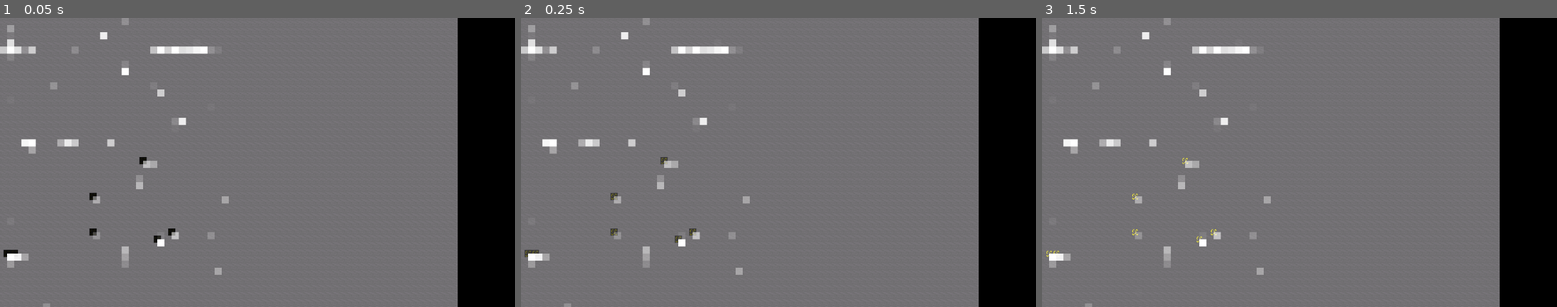
Above: before the commit, frames 1-3 (left to right).
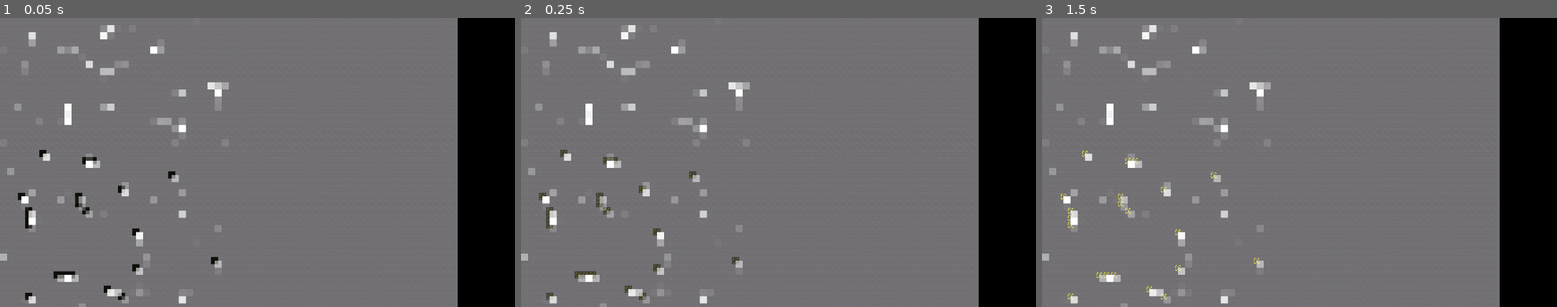
Above: after the commit, the same moments.

Repository: CoolGabrijel/excavator2
Game: Godot game, scene res://scenes/test_ore_gen.tscn
Two runs of this game, one before a commit and one after it. Both use one fixed random seed, a clock stepped at 60 frames per second and the inputs below. This scene is started directly instead of the project's main scene.
Inputs (mouse positions are in pixels of both pictures, inside the frame that each line leads up to):
- Up to frame 1 (0.05 s): no input
- Up to frame 2 (0.25 s): no input
- Up to frame 3 (1.5 s): tap Enter at 0.5 s; move the mouse to (1273, 220) at 0.52 s; hold W (Up) from 0.53 s (still down); click (1273, 220) at 0.67 s; tap Space at 1.25 s; move the mouse to (1454, 205) at 1.27 s; click (1454, 205) at 1.42 s

The runs differ from the first frame. In frame 1, 4.3% of the frame differs, in the area x 0-45%, y 0-100%; in frame 2, 4.3%; in frame 3, 3.9%.

Commit message:
Added tons of upgrades

Diff:
--- /dev/null
+++ b/ores/Bismuth.tres
@@ -0,0 +1,48 @@
+[gd_resource type="Resource" script_class="OreGen" load_steps=9 format=3 uid="uid://d1vxgxtp461w4"]
+
+[ext_resource type="Script" uid="uid://dhj3wd1joua2f" path="res://scripts/ore_gen.gd" id="1_pjkto"]
+[ext_resource type="Texture2D" uid="uid://sokwkfdicq6o" path="res://textures/stone.png" id="1_xobem"]
+[ext_resource type="Texture2D" uid="uid://b5xbtuyhu1y1x" path="res://textures/ore_atlas.png" id="2_7kxhq"]
+
+[sub_resource type="AtlasTexture" id="AtlasTexture_pf7ua"]
+atlas = ExtResource("2_7kxhq")
+region = Rect2(0, 128, 16, 16)
+
+[sub_resource type="AtlasTexture" id="AtlasTexture_j0ttv"]
+atlas = ExtResource("2_7kxhq")
+region = Rect2(16, 128, 16, 16)
+
+[sub_resource type="AtlasTexture" id="AtlasTexture_x8ncx"]
+atlas = ExtResource("2_7kxhq")
+region = Rect2(32, 128, 16, 16)
+
+[sub_resource type="AtlasTexture" id="AtlasTexture_oedmp"]
+atlas = ExtResource("2_7kxhq")
+region = Rect2(48, 128, 16, 16)
+
+[sub_resource type="SpriteFrames" id="SpriteFrames_xobem"]
+animations = [{
+"frames": [{
+"duration": 1.0,
+"texture": SubResource("AtlasTexture_pf7ua")
+}, {
+"duration": 1.0,
+"texture": SubResource("AtlasTexture_j0ttv")
+}, {
+"duration": 1.0,
+"texture": SubResource("AtlasTexture_x8ncx")
+}, {
+"duration": 1.0,
+"texture": SubResource("AtlasTexture_oedmp")
+}],
+"loop": true,
+"name": &"default",
+"speed": 5.0
+}]
+
+[resource]
+script = ExtResource("1_pjkto")
+Name = "Bee's Moth"
+BlockAnimation = SubResource("SpriteFrames_xobem")
+BacksideTexture = ExtResource("1_xobem")
+metadata/_custom_type_script = "uid://dhj3wd1joua2f"
--- a/ores/Copper.tres
+++ b/ores/Copper.tres
@@ -9,7 +9,7 @@
 colors = PackedColorArray(1, 1, 1, 0, 1, 1, 1, 1)
 
 [sub_resource type="FastNoiseLite" id="FastNoiseLite_i7x3i"]
-seed = -444441418
+seed = 1377539368
 frequency = 0.0855
 
 [sub_resource type="NoiseTexture2D" id="NoiseTexture2D_af3ny"]
--- a/ores/Diamond.tres
+++ b/ores/Diamond.tres
@@ -10,7 +10,7 @@
 
 [sub_resource type="FastNoiseLite" id="FastNoiseLite_vnwuv"]
 noise_type = 0
-seed = 871792078
+seed = 1497743237
 frequency = 0.4833
 
 [sub_resource type="NoiseTexture2D" id="NoiseTexture2D_22uan"]
--- a/ores/Gold.tres
+++ b/ores/Gold.tres
@@ -10,7 +10,7 @@
 
 [sub_resource type="FastNoiseLite" id="FastNoiseLite_i7x3i"]
 noise_type = 2
-seed = -1656952052
+seed = -490907347
 frequency = 0.379
 fractal_type = 0
 
--- a/ores/Iron.tres
+++ b/ores/Iron.tres
@@ -10,7 +10,7 @@
 
 [sub_resource type="FastNoiseLite" id="FastNoiseLite_ud7q6"]
 noise_type = 2
-seed = 1788923354
+seed = 801381557
 frequency = 0.2189
 fractal_type = 0
 
--- a/ores/Mercury.tres
+++ b/ores/Mercury.tres
@@ -10,7 +10,7 @@
 
 [sub_resource type="FastNoiseLite" id="FastNoiseLite_i7x3i"]
 noise_type = 2
-seed = 1592956398
+seed = 1860806323
 frequency = 0.1685
 fractal_type = 0
 
--- a/ores/Silver.tres
+++ b/ores/Silver.tres
@@ -9,7 +9,7 @@
 colors = PackedColorArray(1, 1, 1, 0, 1, 1, 1, 1)
 
 [sub_resource type="FastNoiseLite" id="FastNoiseLite_i7x3i"]
-seed = 1515277889
+seed = -1864180652
 frequency = 0.045
 
 [sub_resource type="NoiseTexture2D" id="NoiseTexture2D_af3ny"]
--- a/ores/Uranium.tres
+++ b/ores/Uranium.tres
@@ -10,7 +10,7 @@
 
 [sub_resource type="FastNoiseLite" id="FastNoiseLite_ud7q6"]
 noise_type = 2
-seed = 2140266139
+seed = -242457255
 frequency = 0.0457
 
 [sub_resource type="NoiseTexture2D" id="NoiseTexture2D_i7x3i"]
--- a/scenes/shop.tscn
+++ b/scenes/shop.tscn
@@ -61,6 +61,20 @@
 corner_radius_bottom_left = 3
 
 [sub_resource type="StyleBoxFlat" id="StyleBoxFlat_1v8qu"]
+bg_color = Color(0.12549, 0.12549, 0.12549, 1)
+corner_radius_top_left = 3
+corner_radius_top_right = 3
+corner_radius_bottom_right = 3
+corner_radius_bottom_left = 3
+
+[sub_resource type="StyleBoxFlat" id="StyleBoxFlat_44xle"]
+bg_color = Color(0.338, 0.5252, 0.65, 1)
+corner_radius_top_left = 3
+corner_radius_top_right = 3
+corner_radius_bottom_right = 3
+corner_radius_bottom_left = 3
+
+[sub_resource type="StyleBoxFlat" id="StyleBoxFlat_24it5"]
 bg_color = Color(0.12549, 0.12549, 0.12549, 1)
 corner_radius_top_left = 3
 corner_radius_top_right = 3
@@ -239,6 +253,73 @@
 "Qapur": 20
 })
 
+[node name="Button11" type="Button" parent="HBoxContainer/StatUpgrades/Fuel"]
+custom_minimum_size = Vector2(23, 0)
+layout_mode = 2
+mouse_default_cursor_shape = 2
+theme_override_styles/normal = SubResource("StyleBoxFlat_y6sft")
+theme_override_styles/disabled = SubResource("StyleBoxFlat_m4ofw")
+script = ExtResource("3_8r1wq")
+cost = Dictionary[String, int]({
+"Eyerhon": 30,
+"Goaled": 3,
+"Qapur": 40
+})
+
+[node name="Button12" type="Button" parent="HBoxContainer/StatUpgrades/Fuel"]
+custom_minimum_size = Vector2(23, 0)
+layout_mode = 2
+mouse_default_cursor_shape = 2
+theme_override_styles/normal = SubResource("StyleBoxFlat_y6sft")
+theme_override_styles/disabled = SubResource("StyleBoxFlat_m4ofw")
+script = ExtResource("3_8r1wq")
+cost = Dictionary[String, int]({
+"Goaled": 20,
+"Qapur": 60,
+"Youraeneeyum": 20
+})
+
+[node name="Button13" type="Button" parent="HBoxContainer/StatUpgrades/Fuel"]
+custom_minimum_size = Vector2(23, 0)
+layout_mode = 2
+mouse_default_cursor_shape = 2
+theme_override_styles/normal = SubResource("StyleBoxFlat_y6sft")
+theme_override_styles/disabled = SubResource("StyleBoxFlat_m4ofw")
+script = ExtResource("3_8r1wq")
+cost = Dictionary[String, int]({
+"Goaled": 30,
+"Qapur": 80,
+"Youraeneeyum": 50
+})
+
+[node name="Button14" type="Button" parent="HBoxContainer/StatUpgrades/Fuel"]
+custom_minimum_size = Vector2(23, 0)
+layout_mode = 2
+mouse_default_cursor_shape = 2
+theme_override_styles/normal = SubResource("StyleBoxFlat_y6sft")
+theme_override_styles/disabled = SubResource("StyleBoxFlat_m4ofw")
+script = ExtResource("3_8r1wq")
+cost = Dictionary[String, int]({
+"Dyemend": 3,
+"Qapur": 90,
+"Seelvher": 15,
+"Youraeneeyum": 60
+})
+
+[node name="Button15" type="Button" parent="HBoxContainer/StatUpgrades/Fuel"]
+custom_minimum_size = Vector2(23, 0)
+layout_mode = 2
+mouse_default_cursor_shape = 2
+theme_override_styles/normal = SubResource("StyleBoxFlat_y6sft")
+theme_override_styles/disabled = SubResource("StyleBoxFlat_m4ofw")
+script = ExtResource("3_8r1wq")
+cost = Dictionary[String, int]({
+"Dyemend": 5,
+"Qapur": 100,
+"Seelvher": 30,
+"Youraeneeyum": 70
+})
+
 [node name="Scanner" parent="HBoxContainer/StatUpgrades" instance=ExtResource("2_1l46r")]
 layout_mode = 2
 tooltip_text = "Upgrade Vision around your Vessel"
@@ -258,6 +339,33 @@
 "Goaled": 5
 })
 
+[node name="Button6" type="Button" parent="HBoxContainer/StatUpgrades/Scanner"]
+custom_minimum_size = Vector2(23, 0)
+layout_mode = 2
+mouse_default_cursor_shape = 2
+theme_override_styles/normal = SubResource("StyleBoxFlat_heatd")
+theme_override_styles/disabled = SubResource("StyleBoxFlat_1v8qu")
+script = ExtResource("3_8r1wq")
+cost = Dictionary[String, int]({
+"Goaled": 20,
+"Mehrquree": 10,
+"Seelvher": 15
+})
+
+[node name="Button7" type="Button" parent="HBoxContainer/StatUpgrades/Scanner"]
+custom_minimum_size = Vector2(23, 0)
+layout_mode = 2
+mouse_default_cursor_shape = 2
+theme_override_styles/normal = SubResource("StyleBoxFlat_heatd")
+theme_override_styles/disabled = SubResource("StyleBoxFlat_1v8qu")
+script = ExtResource("3_8r1wq")
+cost = Dictionary[String, int]({
+"Dyemend": 30,
+"Goaled": 25,
+"Mehrquree": 30,
+"Seelvher": 30
+})
+
 [node name="FortuneFreq" parent="HBoxContainer/StatUpgrades" instance=ExtResource("2_1l46r")]
 layout_mode = 2
 tooltip_text = "Upgrade chance for Fortune proc."
@@ -286,6 +394,31 @@
 "Qapur": 1
 })
 
+[node name="Button5" type="Button" parent="HBoxContainer/StatUpgrades/FortuneFreq"]
+custom_minimum_size = Vector2(23, 0)
+layout_mode = 2
+mouse_default_cursor_shape = 2
+theme_override_styles/normal = SubResource("StyleBoxFlat_44xle")
+theme_override_styles/disabled = SubResource("StyleBoxFlat_24it5")
+script = ExtResource("3_8r1wq")
+cost = Dictionary[String, int]({
+"Eyerhon": 50,
+"Mehrquree": 20
+})
+
+[node name="Button6" type="Button" parent="HBoxContainer/StatUpgrades/FortuneFreq"]
+custom_minimum_size = Vector2(23, 0)
+layout_mode = 2
+mouse_default_cursor_shape = 2
+theme_override_styles/normal = SubResource("StyleBoxFlat_44xle")
+theme_override_styles/disabled = SubResource("StyleBoxFlat_24it5")
+script = ExtResource("3_8r1wq")
+cost = Dictionary[String, int]({
+"Eyerhon": 50,
+"Mehrquree": 20,
+"Seelvher": 20
+})
+
 [node name="FortuneAmount" parent="HBoxContainer/StatUpgrades" instance=ExtResource("2_1l46r")]
 layout_mode = 2
 tooltip_text = "Upgrade how much extra ore you get on Fortune proc."
@@ -294,6 +427,31 @@
 [node name="Label" parent="HBoxContainer/StatUpgrades/FortuneAmount" index="0"]
 text = "Fortune Amount"
 
+[node name="Button5" type="Button" parent="HBoxContainer/StatUpgrades/FortuneAmount"]
+custom_minimum_size = Vector2(23, 0)
+layout_mode = 2
+mouse_default_cursor_shape = 2
+theme_override_styles/normal = SubResource("StyleBoxFlat_44xle")
+theme_override_styles/disabled = SubResource("StyleBoxFlat_24it5")
+script = ExtResource("3_8r1wq")
+cost = Dictionary[String, int]({
+"Eyerhon": 50,
+"Mehrquree": 20
+})
+
+[node name="Button6" type="Button" parent="HBoxContainer/StatUpgrades/FortuneAmount"]
+custom_minimum_size = Vector2(23, 0)
+layout_mode = 2
+mouse_default_cursor_shape = 2
+theme_override_styles/normal = SubResource("StyleBoxFlat_44xle")
+theme_override_styles/disabled = SubResource("StyleBoxFlat_24it5")
+script = ExtResource("3_8r1wq")
+cost = Dictionary[String, int]({
+"Eyerhon": 50,
+"Mehrquree": 20,
+"Seelvher": 20
+})
+
 [node name="Radar" parent="HBoxContainer/StatUpgrades" instance=ExtResource("2_1l46r")]
 layout_mode = 2
 tooltip_text = "Upgrade how many blocks Radar reveals"
@@ -301,6 +459,33 @@
 
 [node name="Label" parent="HBoxContainer/StatUpgrades/Radar" index="0"]
 text = "Radar"
+
+[node name="Button5" type="Button" parent="HBoxContainer/StatUpgrades/Radar"]
+custom_minimum_size = Vector2(23, 0)
+layout_mode = 2
+mouse_default_cursor_shape = 2
+theme_override_styles/normal = SubResource("StyleBoxFlat_44xle")
+theme_override_styles/disabled = SubResource("StyleBoxFlat_24it5")
+script = ExtResource("3_8r1wq")
+cost = Dictionary[String, int]({
+"Eyerhon": 30,
+"Goaled": 20,
+"Seelvher": 5
+})
+
+[node name="Button6" type="Button" parent="HBoxContainer/StatUpgrades/Radar"]
+custom_minimum_size = Vector2(23, 0)
+layout_mode = 2
+mouse_default_cursor_shape = 2
+theme_override_styles/normal = SubResource("StyleBoxFlat_44xle")
+theme_override_styles/disabled = SubResource("StyleBoxFlat_24it5")
+script = ExtResource("3_8r1wq")
+cost = Dictionary[String, int]({
+"Dyemend": 20,
+"Eyerhon": 80,
+"Goaled": 50,
+"Seelvher": 30
+})
 
 [node name="Label" type="Label" parent="HBoxContainer/StatUpgrades"]
 layout_mode = 2
@@ -381,7 +566,7 @@
 cost = Dictionary[String, int]({
 "Eyerhon": 5,
 "Goaled": 8,
-"Seelvher": 5
+"Mehrquree": 5
 })
 
 [node name="Pin" type="Button" parent="HBoxContainer/Augments/Fortune"]
Not shown: 1 places in scenes/shop.tscn that only renumber resources
Binary file changed: textures/ore_atlas.png
